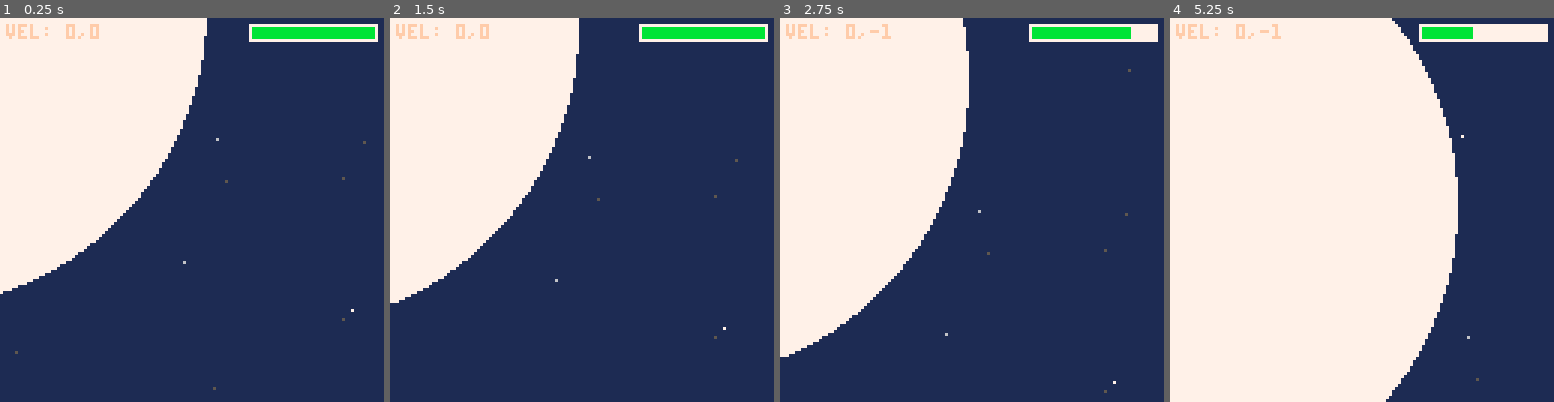
Above: before the commit, frames 1-4 (left to right).
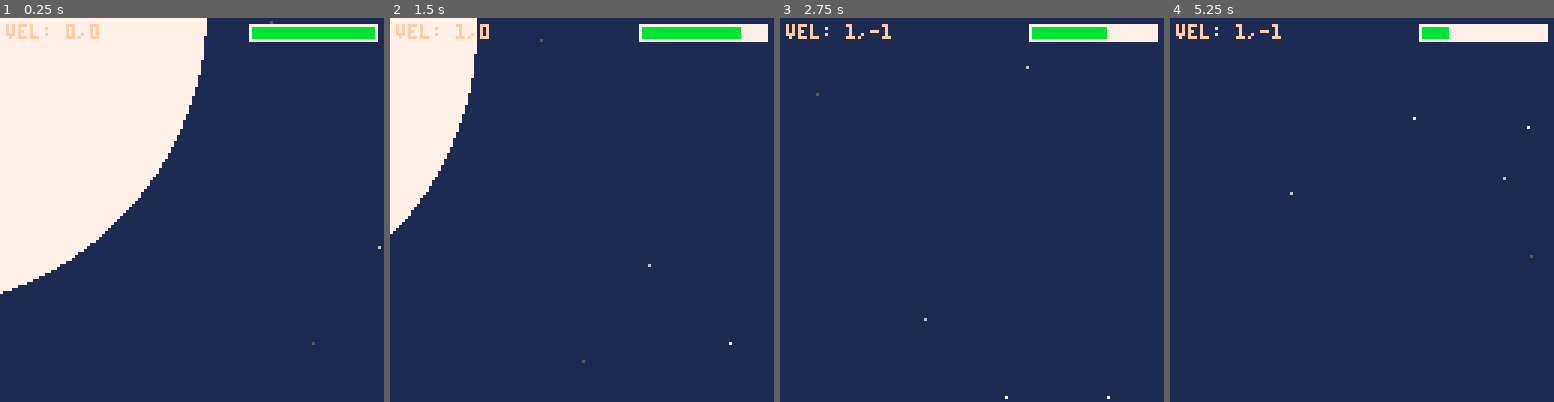
Above: after the commit, the same moments.

Repository: nucleartide/ludum-dare-39
Game: PICO-8 cartridge game.p8
The game is run twice, just before and just after one commit, with the same random seed, the same clock (stepped at 60 frames per second) and the same inputs.
Inputs:
- Up to frame 1 (0.25 s): no input
- Up to frame 2 (1.5 s): tap X (X key) at 0.33, 1.07 s; tap O (Z key) at 0.7 s
- Up to frame 3 (2.75 s): hold Right 1.6-2.1 s; tap O (Z key) at 1.7, 2.1, 2.5 s; tap X (X key) at 1.85 s; hold Up 2.15-2.42 s; hold Right from 2.47 s (still down)
- Up to frame 4 (5.25 s): tap O (Z key) every 0.4 s from 2.9 to 4.9 s; tap X (X key) at 2.97, 4.08, 5.2 s; release Right at 3.03 s; hold Left 3.08-3.58 s; hold Down 3.63-3.97 s; hold Right 4.02-4.68 s; hold Up 4.73-5.03 s; hold Left from 5.08 s (still down)

The runs differ from the first frame. In frame 1, less than 0.1% of the frame differs, in the area x 3-100%, y 0-97%; in frame 2, 18%; in frame 3, 34%; in frame 4, 69%, in the area x 0-95%, y 0-100%.

Commit message:
use propellant on launch

Diff:
--- a/game.p8
+++ b/game.p8
@@ -13,8 +13,8 @@
 starfield = {}
 for i=1,1000 do
   add(starfield, {
-    x = flr(rnd(1001)) - 500, -- [-500, 500]
-    y = flr(rnd(1001)) - 500, -- [-500, 500]
+    x = flr(rnd(1501)) - 750, -- [-750, 750]
+    y = flr(rnd(1501)) - 750, -- [-750, 750]
     c = flr(rnd(3)) + 5,      -- [5, 7]
   })
 end
@@ -183,6 +183,11 @@
 
     if btn(5) then
       player.launched = true
+      player.propellant -= 1
+      local c = -round(cos(player.a))
+      local s = round(sin(player.a))
+      player.vel_x += c
+      player.vel_y += s
     end
   else
     if not player.escaped then
@@ -198,7 +203,7 @@
       -- move player forward (increase velocity)
       --
 
-      if btnp(2) then -- up
+      if player.propellant > 0 and btnp(2) then -- up
         local c = -round(cos(player.a))
         local s = round(sin(player.a))
         player.vel_x += c
@@ -210,7 +215,7 @@
       -- move player backward (decrease velocity)
       --
 
-      if btnp(3) then -- down
+      if player.propellant > 0 and btnp(3) then -- down
         local c = round(cos(player.a + 0.25))
         local s = round(sin(player.a + 0.25))
         player.vel_x += c
@@ -247,10 +252,8 @@
       -- move player forward
       --
 
-      local c = -round(cos(player.a))
-      local s = round(sin(player.a))
-      player.x += c
-      player.y += s
+      player.x += player.vel_x
+      player.y += player.vel_y
     end
   end
 end
